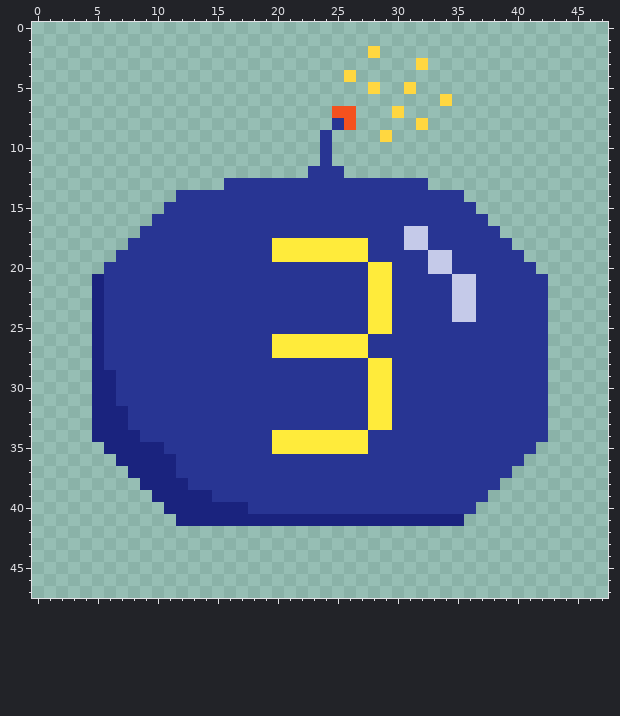
Pixel-art sprite -- src/game/entity/subclass/bomb/assets/Bomb_3.png. Above, as it was before the edit.
The file is 48x48 pixels. Colours within 5 levels of each other are drawn and written as one.
After the commit:
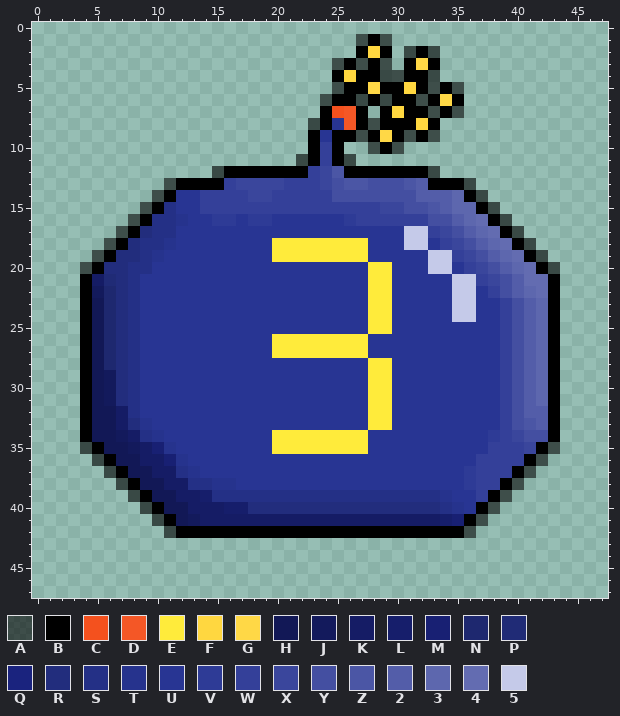
Palette (. is transparent): A #00000096  B #000000  C #f4511e  D #f45726  E #ffeb3b  F #ffd740  G #ffd846  H #121856  J #131a5c  K #151c65  L #161e6b  M #182073  N #1e286f  P #202b76  Q #1a237e  R #222d7d  S #243086  T #26338d  U #283593  V #2e3b96  W #344099  X #3a469c  Y #444fa1  Z #4b56a5  2 #535da9  3 #5d67ae  4 #636cb1  5 #c5cae9
Edits made:
Changed rows in their new state; - is an unchanged pixel.
first column x 4:
 1 -----------------------ABA--------------
 2 -----------------------B-B-ABA----------
 3 ---------------------ABABA-BGB----------
 4 ---------------------B-BBAABBA----------
 5 ---------------------ABBGBB-BABA--------
 6 --------------------ABBABABBABGB--------
 7 --------------------B-DB-B-BBABA--------
 8 -------------------AB-DBABBB-B----------
 9 -------------------B-BBABGBABA----------
10 -------------------BWB--ABA-------------
11 ------------------ABWBA-----------------
12 -----------ABBBBBBBWXZBBBBBBBA----------
13 -------ABBBBWXXXXWWWXYZZYYYZ2BBBA-------
14 ------AB--WWWWXXWWWWWYYYYYYY2223BA------
15 -----ABS--WWWWWWWWWWWWWWWXXYYZ233BA-----
16 ----ABSST--VV-VV------VWWWWWWYY234BA----
17 ---ABRSS---------------------WXY234BA---
18 --ABRSST----------------------WXY234BA--
19 -ABRRST------------------------WXY234BA-
20 ABRRSS--------------------------WXY234BA
21 BKPRS----------------------------WXY244B
22 BJNRS-----------------------------WY234B
23 BHNRS------------------------------WY23B
24 BHNRS------------------------------WY23B
25 BHNRS------------------------------WY23B
26 BHNRS------------------------------WY23B
27 BHNRS------------------------------WY23B
28 BHNRS------------------------------WY23B
29 BHJRS------------------------------WY23B
30 BHJRS------------------------------WY23B
31 BHJRS------------------------------WY23B
32 BHHKS------------------------------WY22B
33 BHHKRT-----------------------------WYZ2B
34 BHHJKST---------------------------VWXYYB
35 ABHHJKMT--------------------------WWWXBA
36 -ABHHKKMT------------------------WWWWBA-
37 --ABHHKKST----------------------VWWWBA--
38 ---ABHHKKSSTT-------------------VWWBA---
39 ----ABHHKKLSSSSSSSSSSSSSSSSSSST--WBA----
40 -----ABHHKKKLLRRRRRRRRRRRRRRRRST-BA-----
41 ------ABHJKKKKKKKKKKKKKKKKKKKKLMBA------
42 -------ABBBBBBBBBBBBBBBBBBBBBBBBA-------
Where, in picture pixels (left, top, right, bottom), the same in both pictures:
changed: (80, 34, 560, 538)
